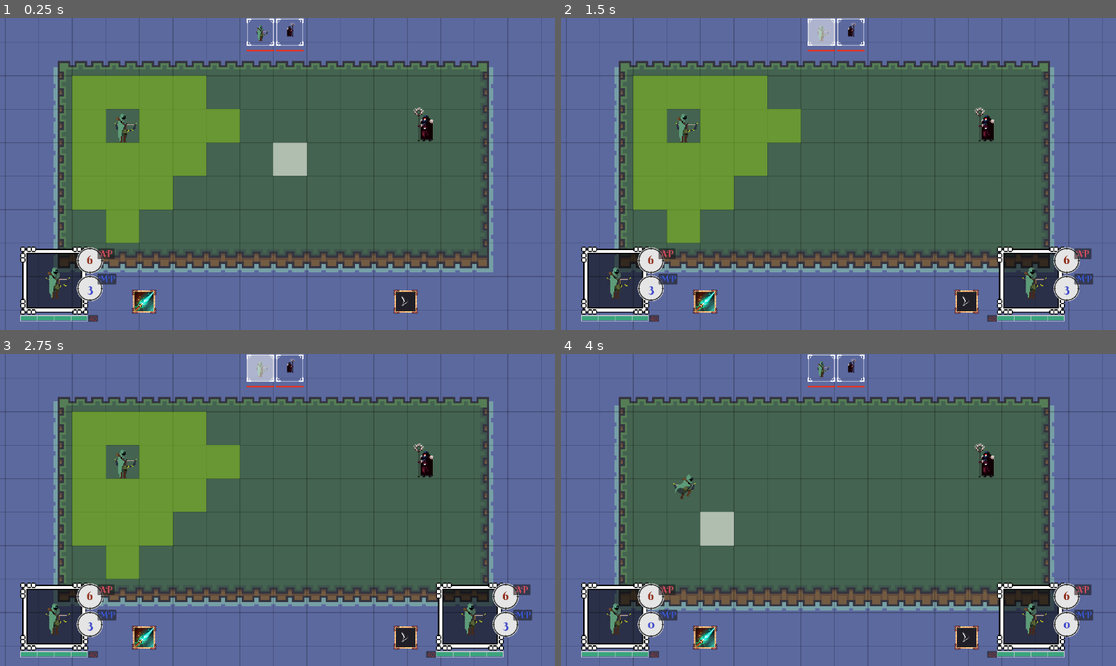
Above: before the commit, frames 1-4 (two rows, left to right).
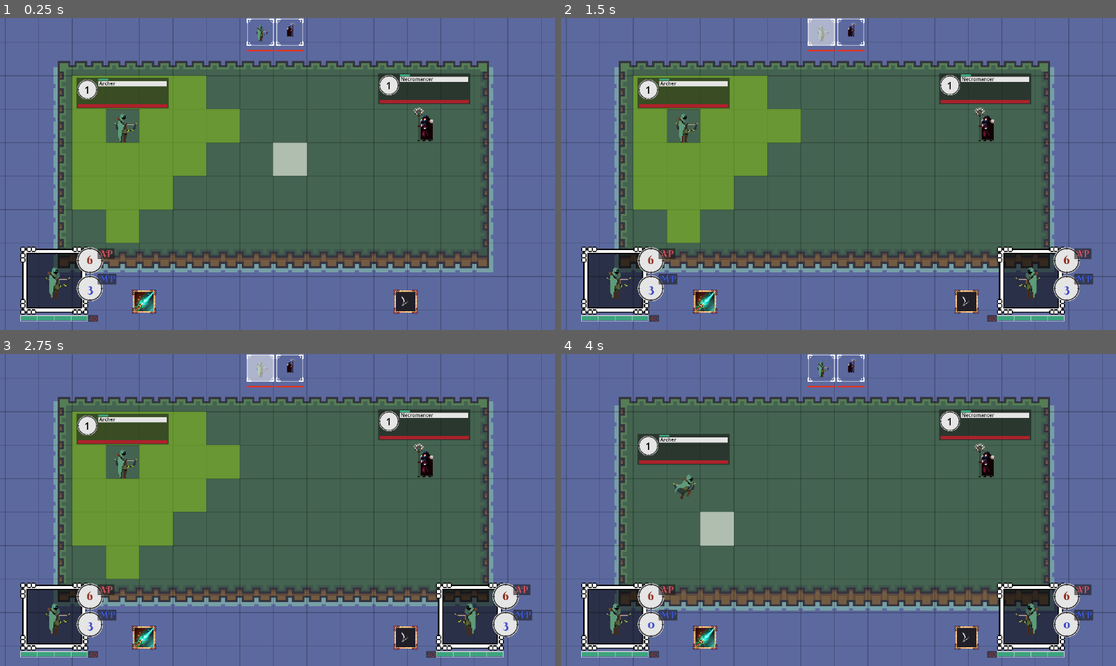
Above: after the commit, the same moments.

Repository: Xeronax/laughing-arrow
Game: Godot game, scene res://Main.tscn
The game is run twice, just before and just after one commit, with the same random seed, the same clock (stepped at 60 frames per second) and the same inputs.
Inputs (mouse positions are in pixels of both pictures, inside the frame that each line leads up to):
- Up to frame 1 (0.25 s): no input
- Up to frame 2 (1.5 s): click (821, 33) at 0.52 s; click (821, 33) at 1.27 s
- Up to frame 3 (2.75 s): click (260, 369) at 2.02 s
- Up to frame 4 (4 s): move the mouse to (960, 494) at 2.77 s; click (960, 494) at 2.92 s; tap Enter at 3.5 s; move the mouse to (727, 525) at 3.52 s; click (727, 525) at 3.67 s

The runs differ from the first frame. In frame 1, 3.2% of the frame differs, in the area x 13-85%, y 17-29%; in frame 2, 3.4%; in frame 3, 3.4%, in the area x 13-88%, y 17-90%; in frame 4, 3.4%.

Commit message:
basic character UI

Diff:
--- a/characters/battle_character.gd
+++ b/characters/battle_character.gd
@@ -13,16 +13,19 @@
 @export var target: BattleCharacter
 @export var grid_position: Vector2i ## Position inside of the game TileMap
 @export var hitbox: CollisionShape2D
+@export var character_name: String
+
+var info_bar_scene: PackedScene = preload("res://ui/floating/info_bar.tscn")
+var damage_node: PackedScene = preload("res://ui/damage_popups/DamagePopup.tscn")
 
 signal turn_starting
 signal turn_ending
-signal targeted
 
 enum States {IDLE, CASTING, MOVING, TARGETING, DEAD}
 
+var hovered: bool = false
+var info_bar: Control = null
 var state: States = States.IDLE
-
-var damage_node: PackedScene = preload("res://ui/damage_popups/DamagePopup.tscn")
 var is_turn: bool = false
 var reversed: bool = false ## Orients the character's sprite.
 var movement_cells: Array[Vector2i] = [] ## The cells that the player currently has available to move.
@@ -30,6 +33,10 @@
 
 func _ready() -> void:
 	input_pickable = true
+	await(Global.all_ready)
+	info_bar = info_bar_scene.instantiate()
+	info_bar.target = self
+	Global.ui.add_child(info_bar)
 	if not ai_component:
 		Global.current_controller = self
 	for spell: Spell in spellbook:
@@ -130,4 +137,22 @@
 		Global.highlight_cell(cell, Global.ORANGE)
 
 func _mouse_enter() -> void:
-	print("Entered!")
+	_set_hovered(true)
+
+func _mouse_exit() -> void:
+	_set_hovered(false)
+
+func _input(event: InputEvent) -> void:
+	if event is not InputEventMouseButton:
+		return
+	if not hovered:
+		return
+	Global.set_current_target(self)
+	_set_hovered(true)
+
+func _set_hovered(h: bool) -> void:
+	hovered = h
+	if Global.current_target == self:
+		info_bar.set_visible(true)
+	else:
+		info_bar.set_visible(h)
--- a/characters/necromancer/Necromancer.tscn
+++ b/characters/necromancer/Necromancer.tscn
@@ -1050,6 +1050,7 @@
 [node name="Necromancer" type="CharacterBody2D" node_paths=PackedStringArray("hitbox")]
 script = ExtResource("1_yphxw")
 hitbox = NodePath("CollisionShape2D")
+character_name = "Necromancer"
 
 [node name="AnimatedSprite2D" type="AnimatedSprite2D" parent="."]
 position = Vector2(1, 2)
@@ -1078,7 +1079,7 @@
 script = ExtResource("4_04ait")
 base_max_hp = 35
 base_max_ap = 5
-base_max_mp = 3
+base_max_mp = 2
 target_node = NodePath("..")
 
 [node name="Spellbook" type="Node" parent="."]
--- a/characters/player/Player.tscn
+++ b/characters/player/Player.tscn
@@ -325,6 +325,7 @@
 script = ExtResource("1_qxmu1")
 player_team = true
 hitbox = NodePath("CollisionShape2D")
+character_name = "Archer"
 
 [node name="AnimatedSprite2D" type="AnimatedSprite2D" parent="."]
 sprite_frames = SubResource("SpriteFrames_rhcyd")
--- a/global.gd
+++ b/global.gd
@@ -20,7 +20,9 @@
 var battle_manager: Node2D = null
 var mouse_on_ui: bool = false
 var current_controller: BattleCharacter = null
+var current_target: BattleCharacter = null
 
+signal current_target_changed
 signal all_ready
 signal target_selected(targets)
 
@@ -49,8 +51,9 @@
 	for child in node.get_children():
 		set_ui_children(child)
 
-func grid_to_global_position(cell: Vector2) -> Vector2:
-	return current_scene.to_global(map.map_to_local(cell))
+func set_current_target(t: BattleCharacter) -> void:
+	current_target = t
+	current_target_changed.emit()
 
 func get_character(cell: Vector2i) -> BattleCharacter:
 	for character: BattleCharacter in battle_manager.characters:
@@ -62,8 +65,14 @@
 	character.global_position = grid_to_global_position(Vector2(x, y))
 	character.grid_position = Vector2(x, y)
 
+func grid_to_global_position(cell: Vector2) -> Vector2:
+	return current_scene.to_global(map.map_to_local(cell))
+
+func global_to_ui(cell: Vector2) -> Vector2:
+	return (cell - camera.global_position) * camera.zoom + current_scene.get_viewport_rect().size / 2
+
 func grid_to_ui(cell: Vector2) -> Vector2:
-	return (grid_to_global_position(cell) - camera.global_position) * camera.zoom + current_scene.get_viewport_rect().size / 2
+	return global_to_ui(grid_to_global_position(cell))
 
 func highlight_cell(position: Vector2i, color: Highlight) -> void:
 	highlight_map.set_cell(position, color.tilemap_id, color.coordinates)
--- a/ui/character_frame/character_frame.gd
+++ b/ui/character_frame/character_frame.gd
@@ -19,22 +19,21 @@
 
 # Called when the node enters the scene tree for the first time.
 func _ready() -> void:
-	mouse_entered.connect(func (): Global.mouse_on_ui = true)
-	mouse_exited.connect(func (): Global.mouse_on_ui = false)
+	Global.set_ui_children(self)
 	if not current_controller:
 		hp_label.position.x = -40
 		hp_panel.position.x = -40
+		portrait.set_flip_h(true)
 		set_visible(false)
 		await(get_tree().create_timer(1).timeout)
-		for c: BattleCharacter in Global.battle_manager.characters:
-			c.targeted.connect(func (): switch_target(c))
+		Global.current_target_changed.connect(switch_target)
 	if not target:
 		return
 	await(target.ready)
 	switch_target(target)
 
 
-func switch_target(character: BattleCharacter) -> void:
+func switch_target(character: BattleCharacter = null) -> void:
 	if target:
 		if(target.stats.ap_changed.is_connected(_update)):
 			target.stats.ap_changed.disconnect(_update)
@@ -42,7 +41,10 @@
 			target.stats.mp_changed.disconnect(_update)
 		if(target.stats.hp_changed.is_connected(_update)):
 			target.stats.hp_changed.disconnect(_update)
-	target = character
+	if not current_controller:
+		target = Global.current_target
+	else:
+		target = character
 	portrait.texture = target.sprite_component.portrait
 	_update()
 	set_visible(true)
--- /dev/null
+++ b/ui/floating/info_bar.gd
@@ -0,0 +1,27 @@
+extends Control
+
+@onready var level_label: Label = $LevelBG/LevelLabel
+@onready var name_label: Label = $NameBG/NameLabel
+@onready var hp_bar: TextureProgressBar = $Health
+@onready var background: Panel = $Background
+
+var target: BattleCharacter = null
+
+func _ready() -> void:
+	set_target(target)
+
+func _update() -> void:
+	level_label.text = "1"
+	name_label.text = target.character_name
+	hp_bar.max_value = target.stats.max_hp
+	hp_bar.value = target.stats.hp
+
+func _process(delta: float) -> void:
+	var offset: Vector2 = Vector2(-22, -(target.hitbox.shape.get_rect().size.y + 7))
+	global_position = Global.global_to_ui(target.global_position + offset)
+
+func set_target(t: BattleCharacter) -> void:
+	target = t
+	print("Connecting to ", target)
+	target.stats.hp_changed.connect(_update)
+	_update()
--- /dev/null
+++ b/ui/floating/info_bar.tscn
@@ -0,0 +1,80 @@
+[gd_scene load_steps=8 format=3 uid="uid://cwwwb62f1o11r"]
+
+[ext_resource type="Script" path="res://ui/floating/info_bar.gd" id="1_ads7g"]
+[ext_resource type="Texture2D" uid="uid://bipur35feflj7" path="res://art/Wenrexa Interface UI KIT #4/PNG/ProgressBar_06/BarV6_Bar.png" id="2_kvtt4"]
+[ext_resource type="Texture2D" uid="uid://dhuhtlyuulk14" path="res://art/Wenrexa Interface UI KIT #4/PNG/ProgressBar_05/BarV5_ProgressBar.png" id="4_gtjej"]
+[ext_resource type="Texture2D" uid="uid://dupgo4uao7147" path="res://art/Wenrexa Interface UI KIT #4/PNG/Icons/Circle02.png" id="5_0hk5p"]
+[ext_resource type="Texture2D" uid="uid://dqxr64jju4npg" path="res://art/Wenrexa Interface UI KIT #4/PNG/Panel04.png" id="6_yisk7"]
+
+[sub_resource type="LabelSettings" id="LabelSettings_w6i3i"]
+font_size = 66
+font_color = Color(0, 0, 0, 1)
+
+[sub_resource type="LabelSettings" id="LabelSettings_f22a0"]
+font_size = 32
+font_color = Color(0, 0, 0, 1)
+
+[node name="InfoBar" type="Control"]
+layout_mode = 3
+anchors_preset = 15
+anchor_right = 1.0
+anchor_bottom = 1.0
+offset_right = -1152.0
+offset_bottom = -648.0
+grow_horizontal = 2
+grow_vertical = 2
+scale = Vector2(0.32, 0.32)
+size_flags_horizontal = 4
+size_flags_vertical = 0
+script = ExtResource("1_ads7g")
+
+[node name="Background" type="Panel" parent="."]
+layout_mode = 0
+offset_right = 597.0
+offset_bottom = 200.0
+
+[node name="Health" type="TextureProgressBar" parent="."]
+layout_mode = 0
+offset_left = 9.375
+offset_top = 171.875
+offset_right = 281.375
+offset_bottom = 192.875
+scale = Vector2(2.13, 1)
+texture_under = ExtResource("2_kvtt4")
+texture_progress = ExtResource("4_gtjej")
+
+[node name="LevelBG" type="TextureRect" parent="."]
+layout_mode = 0
+offset_left = 5.0
+offset_top = 12.0
+offset_right = 135.0
+offset_bottom = 142.0
+texture = ExtResource("5_0hk5p")
+
+[node name="LevelLabel" type="Label" parent="LevelBG"]
+layout_mode = 0
+offset_left = 7.5
+offset_top = 3.625
+offset_right = 120.5
+offset_bottom = 128.625
+text = "100"
+label_settings = SubResource("LabelSettings_w6i3i")
+horizontal_alignment = 1
+vertical_alignment = 1
+
+[node name="NameBG" type="TextureRect" parent="."]
+layout_mode = 0
+offset_left = 142.0
+offset_top = 7.0
+offset_right = 585.0
+offset_bottom = 56.0
+texture = ExtResource("6_yisk7")
+
+[node name="NameLabel" type="Label" parent="NameBG"]
+layout_mode = 0
+offset_left = 5.0
+offset_top = 7.0
+offset_right = 438.0
+offset_bottom = 52.0
+text = "Player"
+label_settings = SubResource("LabelSettings_f22a0")
--- a/ui/turn_order/character_box.gd
+++ b/ui/turn_order/character_box.gd
@@ -16,4 +16,4 @@
 	focus_button.pressed.connect(_on_click)
 
 func _on_click() -> void:
-	character.targeted.emit()
+	Global.set_current_target(character)
--- a/utils/battle_manager/battle_manager.gd
+++ b/utils/battle_manager/battle_manager.gd
@@ -2,7 +2,6 @@
 ## The BattleManager controls starting battles and the flow of turns
 ##
 ##
-
 var characters: Array[BattleCharacter] = [] ## All BattleCharacters, including dead
 var participants_in_turn_order: Array[BattleCharacter] = [] ## Alive BattleCharacters sorted in turn order
 var player_team: Array[BattleCharacter] = [] ## Player team, including dead
--- a/utils/components/ai_controller_component.gd
+++ b/utils/components/ai_controller_component.gd
@@ -22,8 +22,6 @@
 		method = m
 		component = ai_component
 	func run() -> void:
-		print("Running action: ", method.get_method())
-		print("Next: ", _next)
 		method.call()
 		await(component.move_ready)
 		next()
@@ -108,7 +106,6 @@
 					min = cell if Global.path_to_cell(character.grid_position, cell).size() < Global.path_to_cell(character.grid_position, min).size() else min
 				var closest = Global.path_to_cell(character.grid_position, min).reduce(func(max, vec):
 					return vec if (vec in character.movement_cells and Global.get_dist(character.grid_position, vec) > Global.get_dist(character.grid_position, max)) else max)
-				print("Moving to ", closest)
 				var m: Callable = func():
 					character.move(closest)
 					move_ready.emit()
